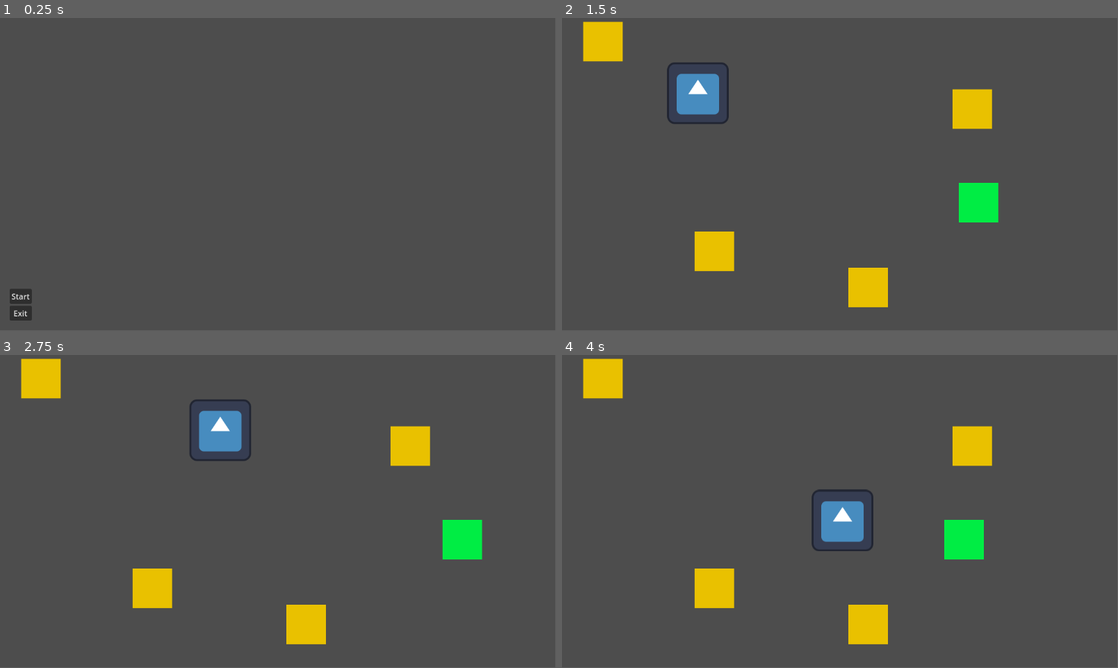
Above: before the commit, frames 1-4 (two rows, left to right).
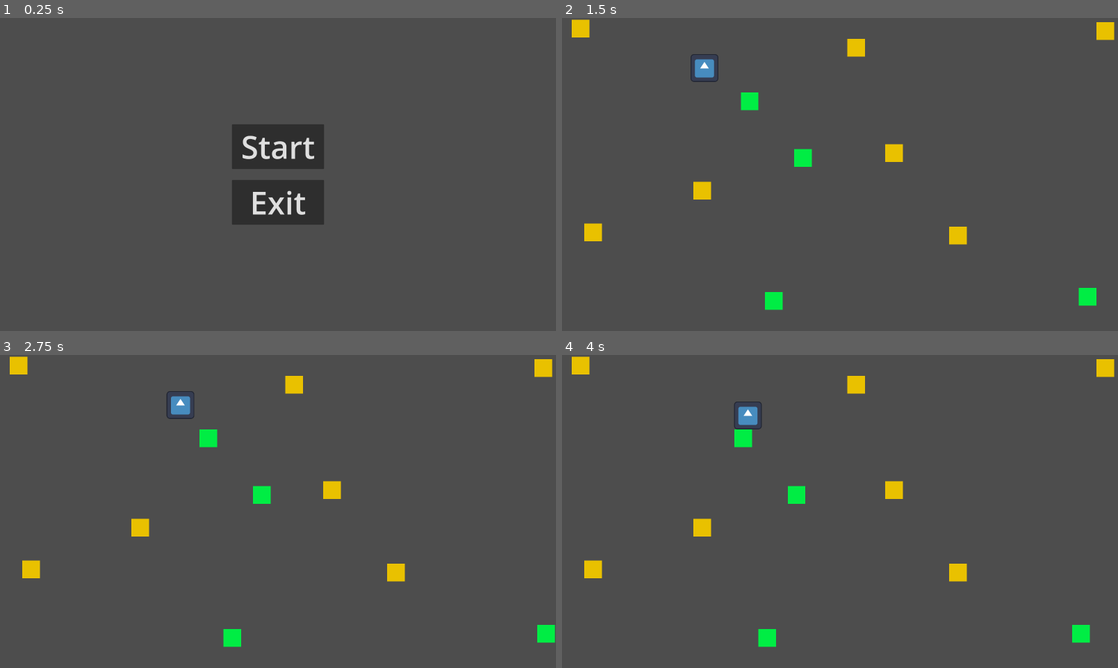
Above: after the commit, the same moments.

Repository: NervzZ/Designing-learning-tools-project
Game: Godot game, scene res://UI/MainMenu.tscn
Same seed, same stepped clock (60 frames per second), same inputs: the game is played once before the commit and once after it. The engine's default icon, where the game draws it, is replaced by a stand-in: a white triangle on a blue panel in a dark square.
Inputs (mouse positions are in pixels of both pictures, inside the frame that each line leads up to):
- Up to frame 1 (0.25 s): no input
- Up to frame 2 (1.5 s): click "Start" at 0.5 s; click (840, 305) at 1.25 s, where only the run after the commit has a clickable "Ok!"
- Up to frame 3 (2.75 s): hold D (Right) from 2.03 s (still down)
- Up to frame 4 (4 s): release D (Right) at 2.78 s; hold S (Down) 2.78-3.53 s; hold D (Right) from 3.53 s (still down)
The window is 799x449 before the commit and 800x450 after it. Grey fills any space a smaller window leaves; there, only what the larger window draws over its background counts as a difference.

The runs differ from the first frame. In frame 1, 4.9% of the frame differs, in the area x 1-59%, y 34-97%; in frame 2, 7.9%; in frame 3, 7.9%; in frame 4, 8.1%, in the area x 1-100%, y 0-94%.

Commit message:
native resolution set to 1440p and rescaling works as expected so far

Diff:
--- a/Levels/FirstLevel.tscn
+++ b/Levels/FirstLevel.tscn
@@ -1,25 +1,45 @@
-[gd_scene load_steps=4 format=3 uid="uid://b4mhn0xuq0qvm"]
+[gd_scene load_steps=5 format=3 uid="uid://b4mhn0xuq0qvm"]
 
+[ext_resource type="Script" path="res://Scripts/Levels/FirstLevel.gd" id="1_lxgl7"]
 [ext_resource type="PackedScene" uid="uid://06kaxfqyqf67" path="res://Actors/Player.tscn" id="1_tei0q"]
 [ext_resource type="PackedScene" uid="uid://c8gtnk64i215a" path="res://Obstacles/Square.tscn" id="2_6uorv"]
 [ext_resource type="PackedScene" uid="uid://c4jeyoaiqgjqu" path="res://Obstacles/MovingSquare.tscn" id="3_q7h5g"]
 
 [node name="FirstLevel" type="Node2D"]
+script = ExtResource("1_lxgl7")
 
 [node name="Player" parent="." instance=ExtResource("1_tei0q")]
-position = Vector2(282, 156)
+position = Vector2(656, 230)
 
 [node name="Square" parent="." instance=ExtResource("2_6uorv")]
-position = Vector2(851, 189)
+position = Vector2(1354, 137)
 
 [node name="Square2" parent="." instance=ExtResource("2_6uorv")]
-position = Vector2(316, 484)
+position = Vector2(646, 794)
 
 [node name="Square3" parent="." instance=ExtResource("2_6uorv")]
 position = Vector2(85, 49)
 
 [node name="Square4" parent="." instance=ExtResource("2_6uorv")]
-position = Vector2(635, 559)
+position = Vector2(143, 987)
+
+[node name="Square6" parent="." instance=ExtResource("2_6uorv")]
+position = Vector2(1529, 622)
+
+[node name="Square7" parent="." instance=ExtResource("2_6uorv")]
+position = Vector2(1823, 1001)
+
+[node name="Square10" parent="." instance=ExtResource("2_6uorv")]
+position = Vector2(2502, 60)
 
 [node name="Square5" parent="." instance=ExtResource("3_q7h5g")]
 position = Vector2(774, 383)
+
+[node name="Square8" parent="." instance=ExtResource("3_q7h5g")]
+position = Vector2(1020, 644)
+
+[node name="Square11" parent="." instance=ExtResource("3_q7h5g")]
+position = Vector2(885, 1302)
+
+[node name="Square9" parent="." instance=ExtResource("3_q7h5g")]
+position = Vector2(2330, 1282)
--- a/Scripts/Global/Dialogues.gd
+++ b/Scripts/Global/Dialogues.gd
@@ -17,3 +17,14 @@
 func greenObstacleHit_b():
 	print("Quit the game")
 	GameManager.quit()
+
+var welcomePrompt = Prompt.new(
+	"Hello and welcome to the M-Project! This is an example prompt for testing purposes but saying
+	hello world is way too boring at this point.",
+	[
+		{"text": "Ok!", "method": self.welcomePrompt_a}
+	]
+)
+
+func welcomePrompt_a():
+	GameManager.closePrompt()
--- /dev/null
+++ b/Scripts/Levels/FirstLevel.gd
@@ -0,0 +1,4 @@
+extends Node2D
+
+func _ready():
+	GameManager.displayPrompt(Dialogues.welcomePrompt)
--- a/UI/Dialogue.tscn
+++ b/UI/Dialogue.tscn
@@ -1,4 +1,7 @@
-[gd_scene format=3 uid="uid://7eenebxelmcw"]
+[gd_scene load_steps=2 format=3 uid="uid://7eenebxelmcw"]
+
+[sub_resource type="StyleBoxFlat" id="StyleBoxFlat_p8yyl"]
+bg_color = Color(0.172549, 0.172549, 0.172549, 0.941176)
 
 [node name="Dialog" type="Control"]
 layout_mode = 3
@@ -15,17 +18,18 @@
 anchor_top = 1.0
 anchor_right = 0.5
 anchor_bottom = 1.0
-offset_left = -520.0
-offset_top = -225.0
-offset_right = 520.0
+offset_left = -920.0
+offset_top = -462.0
+offset_right = 920.0
 grow_horizontal = 2
 grow_vertical = 0
-theme_override_constants/margin_bottom = 15
+theme_override_constants/margin_bottom = 40
 
 [node name="Panel" type="PanelContainer" parent="OuterMargin"]
 layout_mode = 2
 size_flags_horizontal = 4
 size_flags_vertical = 8
+theme_override_styles/panel = SubResource("StyleBoxFlat_p8yyl")
 
 [node name="InnerMargin" type="MarginContainer" parent="OuterMargin/Panel"]
 layout_mode = 2
@@ -39,10 +43,12 @@
 [node name="VBoxContainer" type="VBoxContainer" parent="OuterMargin/Panel/InnerMargin"]
 layout_mode = 2
 size_flags_vertical = 4
+theme_override_constants/separation = 35
 
 [node name="Text" type="RichTextLabel" parent="OuterMargin/Panel/InnerMargin/VBoxContainer"]
-custom_minimum_size = Vector2(1000, 0)
+custom_minimum_size = Vector2(2440, 0)
 layout_mode = 2
+theme_override_font_sizes/normal_font_size = 60
 text = "Lorem ipsum dolor sit amet, consectetur adipiscing elit. Duis cursus urna ornare lorem pellentesque, in finibus …(275 unchanged characters)…
 
 Test test"
@@ -50,10 +56,12 @@
 
 [node name="Choice1" type="Button" parent="OuterMargin/Panel/InnerMargin/VBoxContainer"]
 layout_mode = 2
+theme_override_font_sizes/font_size = 70
 text = "Choice 1"
 alignment = 0
 
 [node name="Choice2" type="Button" parent="OuterMargin/Panel/InnerMargin/VBoxContainer"]
 layout_mode = 2
+theme_override_font_sizes/font_size = 70
 text = "Choice 2"
 alignment = 0
--- a/UI/MainMenu.tscn
+++ b/UI/MainMenu.tscn
@@ -5,31 +5,38 @@
 [node name="MainMenu" type="Control"]
 layout_mode = 3
 anchors_preset = 0
-offset_right = 1152.0
-offset_bottom = 648.0
+offset_right = 2560.0
+offset_bottom = 1440.0
 size_flags_horizontal = 4
 size_flags_vertical = 4
 script = ExtResource("1_4818p")
 
 [node name="MarginContainer" type="MarginContainer" parent="."]
 layout_mode = 1
-anchors_preset = 2
-anchor_top = 1.0
-anchor_bottom = 1.0
-offset_top = -66.0
-offset_right = 46.0
-grow_vertical = 0
-theme_override_constants/margin_left = 20
-theme_override_constants/margin_bottom = 20
+anchors_preset = 8
+anchor_left = 0.5
+anchor_top = 0.5
+anchor_right = 0.5
+anchor_bottom = 0.5
+offset_left = -131.0
+offset_top = -163.0
+offset_right = 131.0
+offset_bottom = 163.0
+grow_horizontal = 2
+grow_vertical = 2
 
 [node name="VBoxContainer" type="VBoxContainer" parent="MarginContainer"]
 layout_mode = 2
+size_flags_horizontal = 4
+theme_override_constants/separation = 50
 
 [node name="StartButton" type="Button" parent="MarginContainer/VBoxContainer"]
 layout_mode = 2
-text = "Start"
+theme_override_font_sizes/font_size = 145
+text = " Start "
 
 [node name="ExitButton" type="Button" parent="MarginContainer/VBoxContainer"]
 layout_mode = 2
+theme_override_font_sizes/font_size = 145
 text = "Exit
 "
--- a/project.godot
+++ b/project.godot
@@ -20,6 +20,13 @@
 GameManager="*res://Scripts/Global/GameManager.gd"
 Dialogues="*res://Scripts/Global/Dialogues.gd"
 LevelLoader="*res://Scripts/Global/LevelLoader.gd"
+
+[display]
+
+window/size/viewport_width=2560
+window/size/viewport_height=1440
+window/size/mode=3
+window/stretch/mode="viewport"
 
 [input]
 
